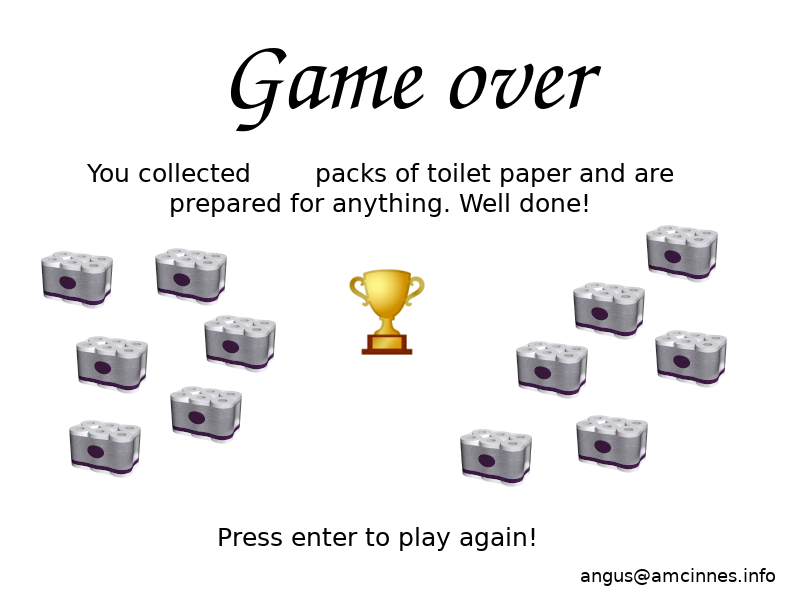
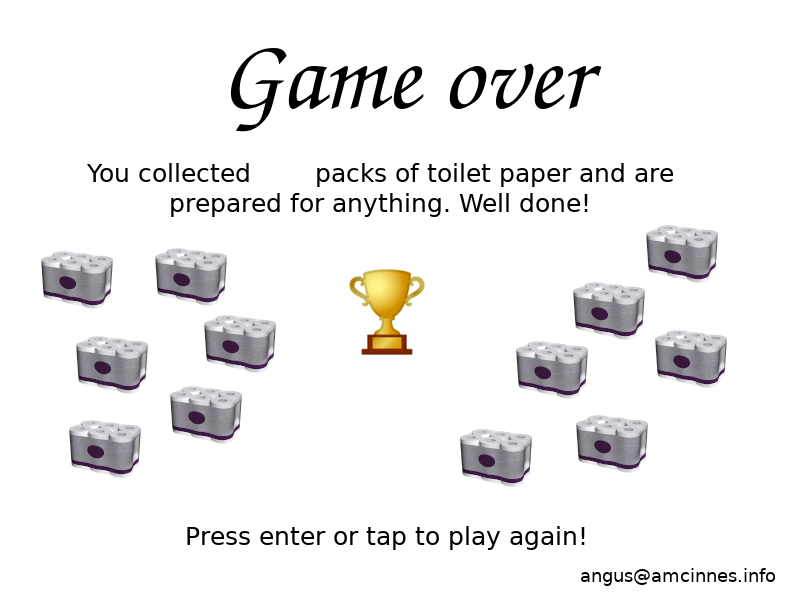
Layers edited between the first and the second 800x600 image:
renamed "Press enter to play again!" to "Press enter or tap to play aga...", painted on it over [187, 526, 585, 551]
